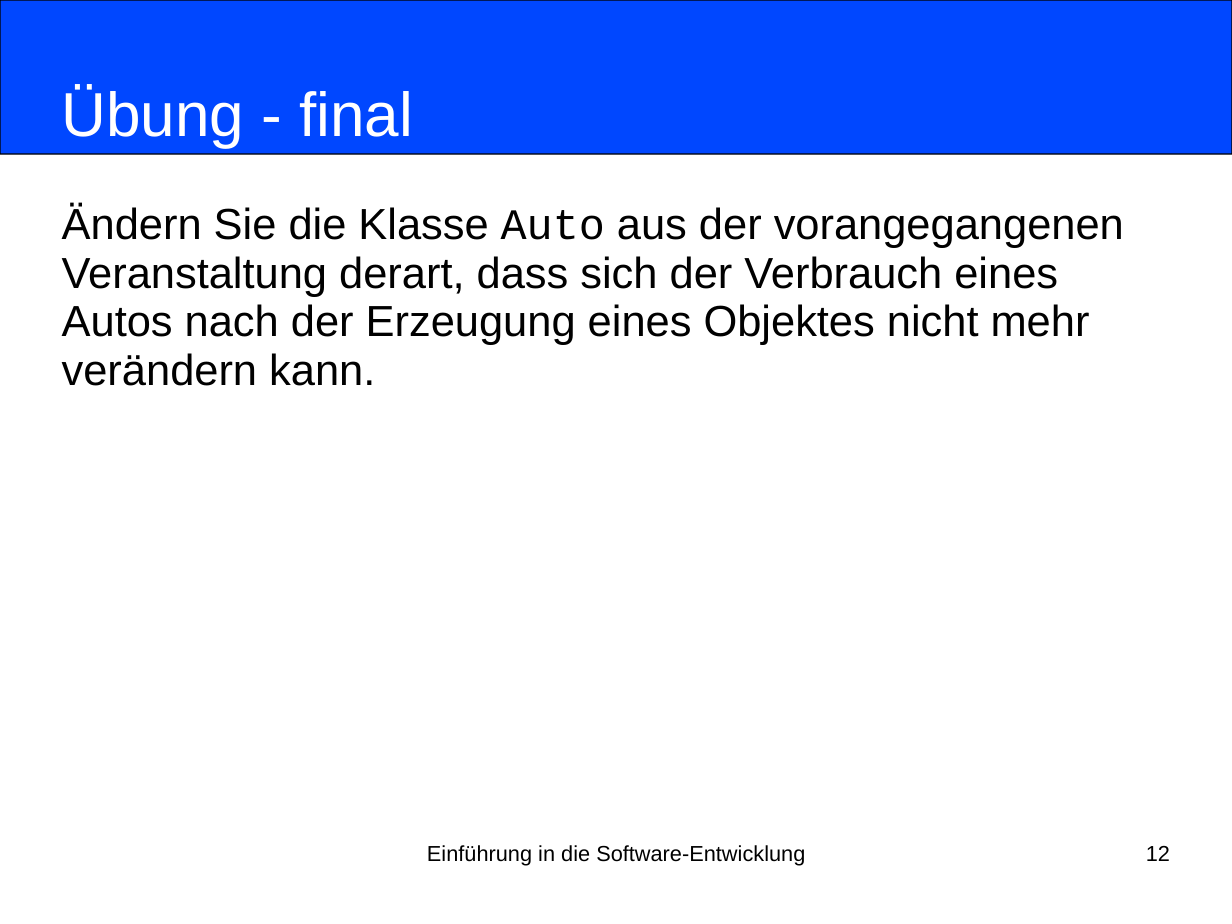
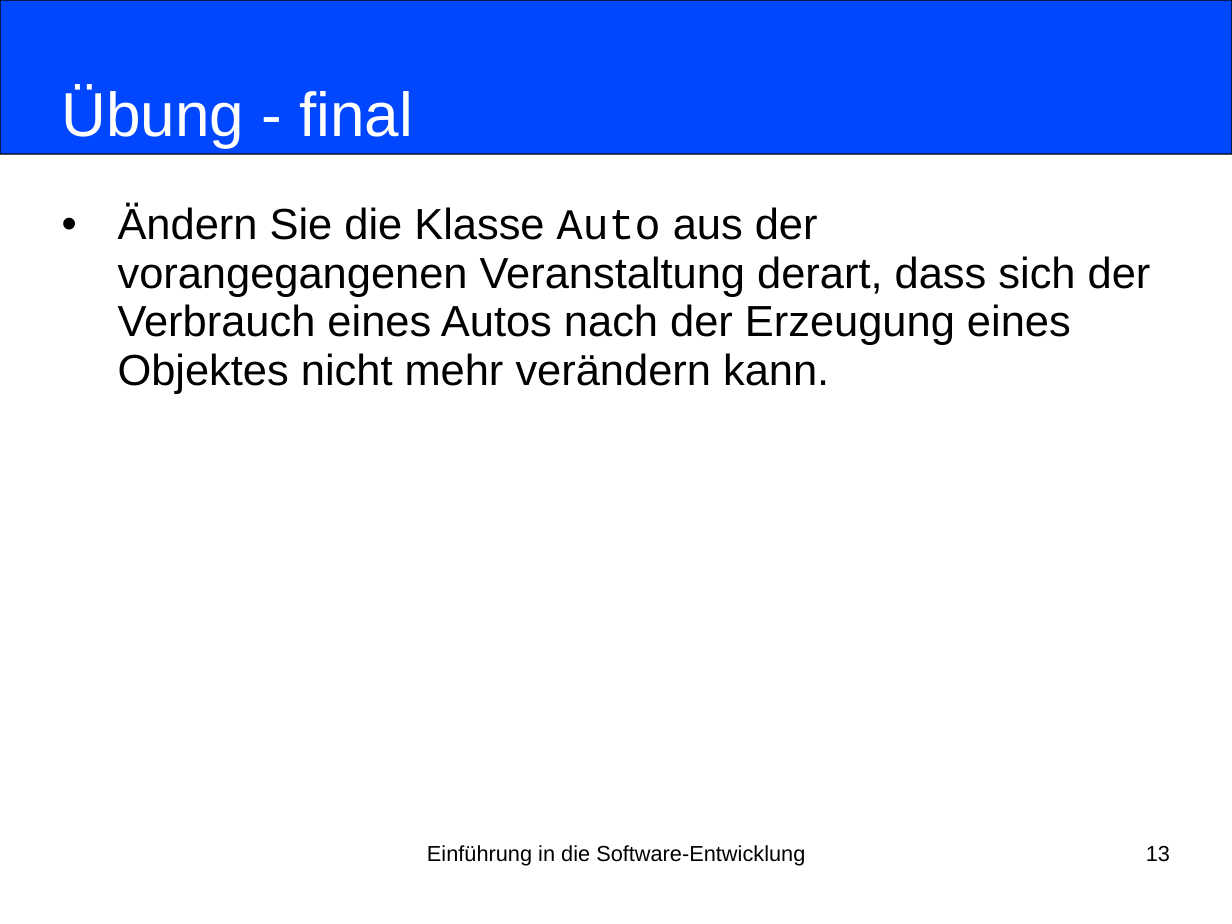
Before and after one commit to nordakademie-einfuehrung-java/vorlesungsskript, a slide deck: slide 13 of folien/Semester_03_Termin_08_Kapitel07.pptx (slide 12 before the commit). Drawn at 1232x924 pixels with LibreOffice and Linux fonts; fonts in the diff are those of the drawing. Boxes give left, top, right and bottom in pixels: in the first picture for what was removed or moved away, otherwise in the second. Text is boxed around its words. In the diff, an @@ line names an element or a change of style, - is before the commit and + after.

```diff
--- a/folien/Semester_03_Termin_08_Kapitel07.pptx
+++ b/folien/Semester_03_Termin_08_Kapitel07.pptx
@@ subtitle "Ändern Sie die Klasse Auto ..." at (118, 204, 1151, 394): bullet none to • @@
@@ page number at (1146, 846, 1170, 862): text changed @@
-12
+13
```
Also in this commit, not shown: 1 other slide changed, 1 slide added.
